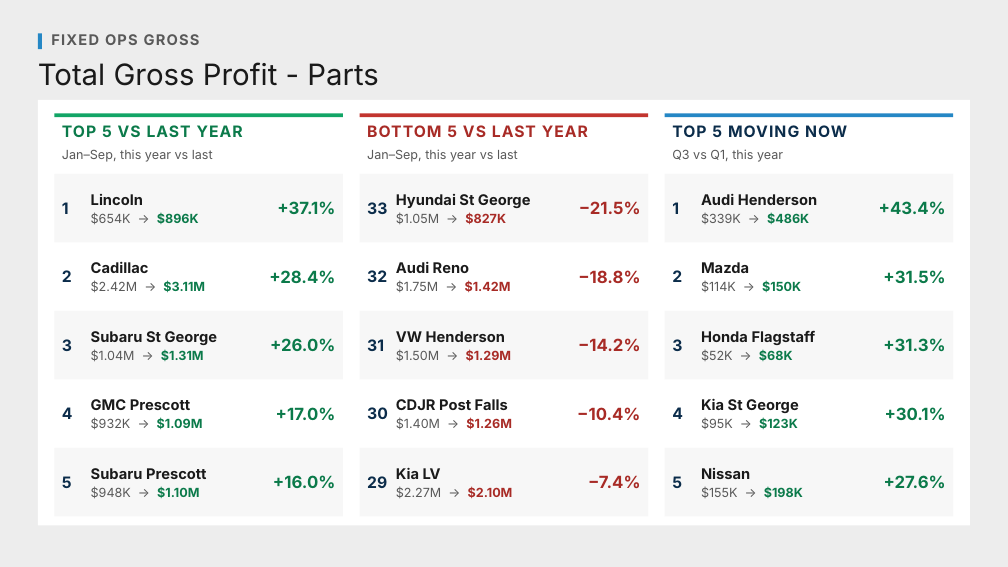
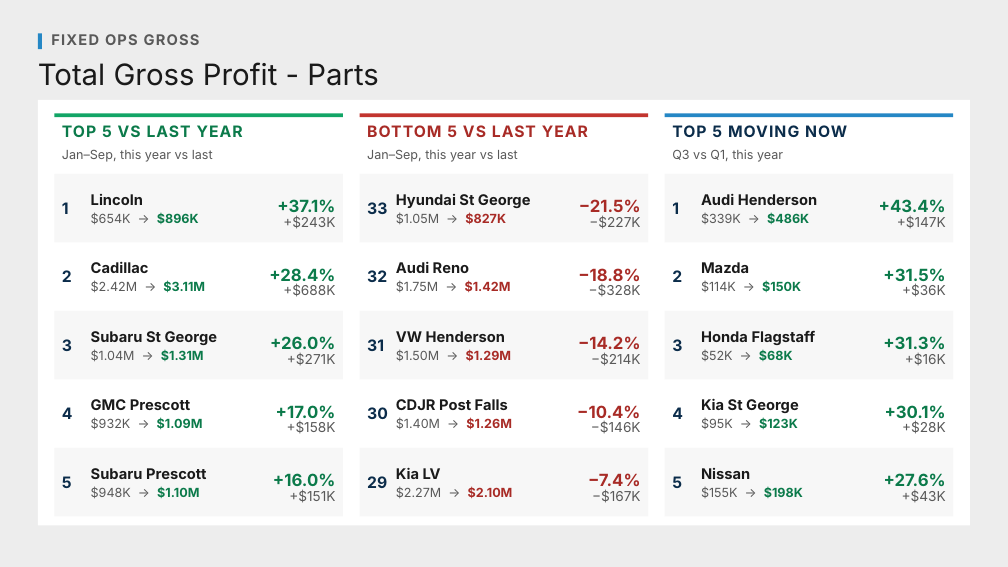
Before and after one commit to Ndresner/Noah, a slide deck: slide 13 of day2-deck/decks/Fixed Ops Gross - House Style.pptx. Drawn at 1008x567 pixels with LibreOffice and Linux fonts; fonts in the diff are those of the drawing. Boxes give left, top, right and bottom in pixels: in the first picture for what was removed or moved away, otherwise in the second. Text is boxed around its words. In the diff, an @@ line names an element or a change of style, - is before the commit and + after.

```diff
--- a/day2-deck/decks/Fixed Ops Gross - House Style.pptx
+++ b/day2-deck/decks/Fixed Ops Gross - House Style.pptx
@@ text added at <box>283,215,335,229</box>, 13 pt, text #595959 @@
++$243K
@@ text added at <box>589,215,640,229</box>, 13 pt, text #595959 @@
+−$227K
@@ text added at <box>897,216,946,228</box>, 13 pt, text #595959 @@
++$147K
@@ vertical alignment middle to bottom in 15 elements at <box>276,405,336,422</box>, <box>273,473,335,491</box>, <box>579,199,641,217</box>, <box>577,405,640,422</box>, <box>588,473,640,491</box>, <box>277,199,335,217</box>, <box>578,336,641,354</box>, <box>879,199,946,217</box>, <box>885,405,946,422</box>, <box>884,473,946,491</box>, <box>270,336,335,354</box>, <box>883,336,945,354</box>, <box>269,268,335,285</box>, <box>578,268,640,285</box>, <box>883,268,945,285</box> @@
@@ text added at <box>283,284,335,297</box>, 13 pt, text #595959 @@
++$688K
@@ text added at <box>589,284,641,296</box>, 13 pt, text #595959 @@
+−$328K
@@ text added at <box>902,284,946,297</box>, 13 pt, text #595959 @@
++$36K
@@ text added at <box>287,353,335,365</box>, 13 pt, text #595959 @@
++$271K
@@ text added at <box>591,352,641,366</box>, 13 pt, text #595959 @@
+−$214K
@@ text added at <box>905,353,946,365</box>, 13 pt, text #595959 @@
++$16K
@@ text added at <box>287,421,336,433</box>, 13 pt, text #595959 @@
++$158K
@@ text added at <box>591,421,641,433</box>, 13 pt, text #595959 @@
+−$146K
@@ text added at <box>902,420,946,434</box>, 13 pt, text #595959 @@
++$28K
@@ text added at <box>289,489,335,503</box>, 13 pt, text #595959 @@
++$151K
@@ text added at <box>592,489,641,503</box>, 13 pt, text #595959 @@
+−$167K
@@ text added at <box>902,490,946,502</box>, 13 pt, text #595959 @@
++$43K
```
Also in this commit, not shown: 2 other slides changed, 16 other files.
